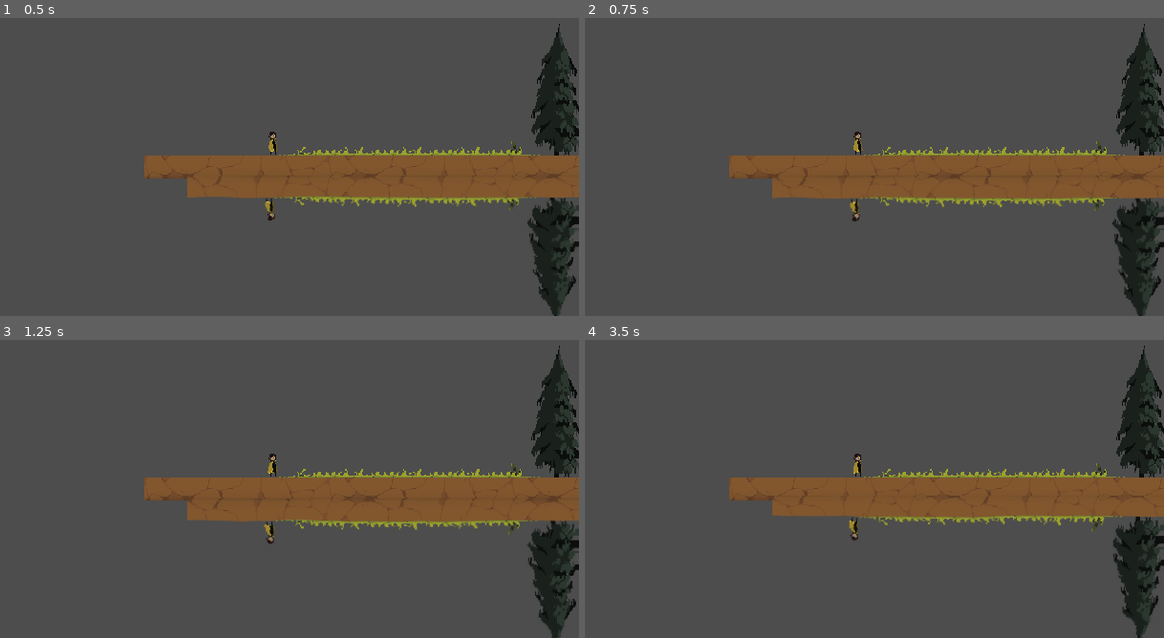
Above: before the commit, frames 1-4 (two rows, left to right).
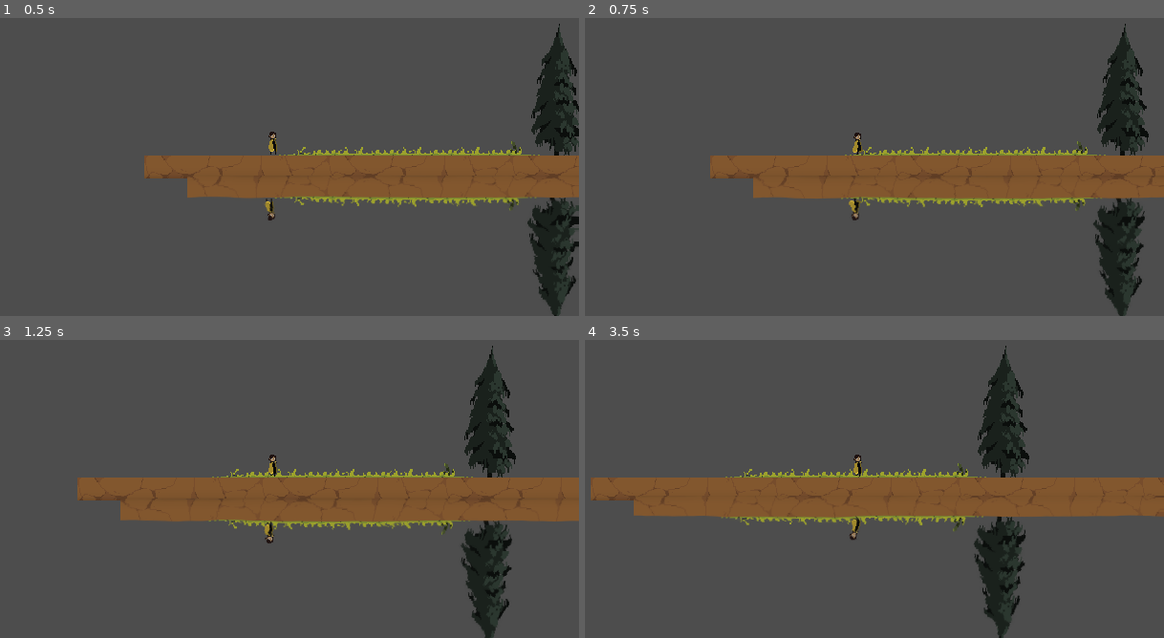
Above: after the commit, the same moments.

Repository: Netizen-Sys10/repel-the-night
Game: Godot game, scene res://Levels/Testing/test.tscn
Two runs of this game, one before a commit and one after it. Both use one fixed random seed, a clock stepped at 60 frames per second and the inputs below. This scene is started directly instead of the project's main scene.
Inputs:
- Up to frame 1 (0.5 s): no input
- Up to frame 2 (0.75 s): hold D (move_right) from 0.53 s (still down)
- Up to frame 3 (1.25 s): keep holding D (move_right)
- Up to frame 4 (3.5 s): release D (move_right) at 1.28 s; hold A (move_left) 1.28-2.03 s; hold D (move_right) from 2.03 s (still down)

Frame 1 is identical in both runs. In frame 2, 6.8% of the frame differs, in the area x 21-100%, y 1-100%; in frame 3, 12%; in frame 4, 14%, in the area x 0-100%, y 1-100%.

Commit message:
updated Player Animation

Diff:
--- a/Units/Player/player.gd
+++ b/Units/Player/player.gd
@@ -1,17 +1,36 @@
-class_name Player extends CharacterBody2D
+extends CharacterBody2D
 
+@onready var animation_tree: AnimationTree = $AnimationTree
+@onready var sprite : Sprite2D = $Sprite2D
 
-const SPEED = 300.0
-
+var speed = 100.0
+var direction : Vector2 = Vector2.ZERO
 
 func _physics_process(delta):
 
 	# Get the input direction and handle the movement/deceleration.
-	# As good practice, you should replace UI actions with custom gameplay actions.
-	var direction = Input.get_axis("ui_left", "ui_right")
+	direction = Input.get_vector("move_left", "move_right", "up", "down")
 	if direction:
-		velocity.x = direction * SPEED
+		velocity.x = direction.x * speed
 	else:
-		velocity.x = move_toward(velocity.x, 0, SPEED)
+		velocity.x = move_toward(velocity.x, 0, speed)
 
 	move_and_slide()
+	update_animation()
+	update_facing_direction()
+
+
+func update_animation():
+
+	animation_tree.set("parameters/Walk/blend_position", direction.x)
+
+
+func update_facing_direction():
+
+	#Flip Sprite and set correct offset (player is not centered)
+	if direction.x > 0:
+		sprite.flip_h = false
+		sprite.offset.x = 17
+	elif direction.x < 0:
+		sprite.flip_h = true
+		sprite.offset.x = -17
--- a/Units/Player/player.tscn
+++ b/Units/Player/player.tscn
@@ -1,11 +1,26 @@
-[gd_scene load_steps=13 format=3 uid="uid://cdvevipegaoqx"]
+[gd_scene load_steps=15 format=3 uid="uid://cdvevipegaoqx"]
 
 [ext_resource type="Script" path="res://Units/Player/player.gd" id="1_4hqnd"]
 [ext_resource type="Texture2D" uid="uid://c3f583saq1sra" path="res://Units/Player/Player.png" id="2_7homy"]
-[ext_resource type="Script" path="res://Units/Player/player_animation.gd" id="3_scim1"]
+[ext_resource type="Script" path="res://Units/Player/player_camera.gd" id="3_3noy7"]
 
 [sub_resource type="RectangleShape2D" id="RectangleShape2D_nlu5o"]
 size = Vector2(8, 23)
+
+[sub_resource type="Animation" id="Animation_eqpap"]
+length = 0.001
+tracks/0/type = "value"
+tracks/0/imported = false
+tracks/0/enabled = true
+tracks/0/path = NodePath("Sprite2D:frame")
+tracks/0/interp = 1
+tracks/0/loop_wrap = true
+tracks/0/keys = {
+"times": PackedFloat32Array(0),
+"transitions": PackedFloat32Array(1),
+"update": 1,
+"values": [0]
+}
 
 [sub_resource type="Animation" id="Animation_p6mqm"]
 resource_name = "idle"
@@ -22,21 +37,6 @@
 "transitions": PackedFloat32Array(1, 1, 1, 1, 1, 1, 1, 1, 1),
 "update": 1,
 "values": [0, 1, 2, 3, 4, 5, 6, 7, 8]
-}
-
-[sub_resource type="Animation" id="Animation_eqpap"]
-length = 0.001
-tracks/0/type = "value"
-tracks/0/imported = false
-tracks/0/enabled = true
-tracks/0/path = NodePath("Sprite2D:frame")
-tracks/0/interp = 1
-tracks/0/loop_wrap = true
-tracks/0/keys = {
-"times": PackedFloat32Array(0),
-"transitions": PackedFloat32Array(1),
-"update": 1,
-"values": [0]
 }
 
 [sub_resource type="Animation" id="Animation_rb1pu"]
@@ -63,29 +63,40 @@
 "walk": SubResource("Animation_rb1pu")
 }
 
-[sub_resource type="AnimationNodeAnimation" id="AnimationNodeAnimation_6xnay"]
+[sub_resource type="AnimationNodeAnimation" id="AnimationNodeAnimation_t8bpg"]
 animation = &"idle"
 
-[sub_resource type="AnimationNodeAnimation" id="AnimationNodeAnimation_hmksg"]
+[sub_resource type="AnimationNodeAnimation" id="AnimationNodeAnimation_hdlm5"]
 animation = &"walk"
 
-[sub_resource type="AnimationNodeAnimation" id="AnimationNodeAnimation_so675"]
+[sub_resource type="AnimationNodeAnimation" id="AnimationNodeAnimation_p4sfe"]
 animation = &"walk"
 
-[sub_resource type="AnimationNodeBlendSpace1D" id="AnimationNodeBlendSpace1D_cqnmp"]
-blend_point_0/node = SubResource("AnimationNodeAnimation_6xnay")
+[sub_resource type="AnimationNodeBlendSpace1D" id="AnimationNodeBlendSpace1D_xacu8"]
+blend_point_0/node = SubResource("AnimationNodeAnimation_t8bpg")
 blend_point_0/pos = 0.0
-blend_point_1/node = SubResource("AnimationNodeAnimation_hmksg")
-blend_point_1/pos = -1.0
-blend_point_2/node = SubResource("AnimationNodeAnimation_so675")
-blend_point_2/pos = 1.0
+blend_point_1/node = SubResource("AnimationNodeAnimation_hdlm5")
+blend_point_1/pos = 1.0
+blend_point_2/node = SubResource("AnimationNodeAnimation_p4sfe")
+blend_point_2/pos = -1.0
+blend_mode = 1
+
+[sub_resource type="AnimationNodeStateMachineTransition" id="AnimationNodeStateMachineTransition_1rxuo"]
+advance_mode = 2
+
+[sub_resource type="AnimationNodeStateMachine" id="AnimationNodeStateMachine_lvkkv"]
+states/Start/position = Vector2(305, 100)
+states/Walk/node = SubResource("AnimationNodeBlendSpace1D_xacu8")
+states/Walk/position = Vector2(473, 100)
+transitions = ["Start", "Walk", SubResource("AnimationNodeStateMachineTransition_1rxuo")]
+graph_offset = Vector2(-107, -52)
 
 [node name="Player" type="CharacterBody2D"]
 script = ExtResource("1_4hqnd")
 
 [node name="Sprite2D" type="Sprite2D" parent="."]
-position = Vector2(17, -4)
 texture = ExtResource("2_7homy")
+offset = Vector2(17, -4)
 hframes = 12
 vframes = 12
 region_rect = Rect2(23, 10, 9, 24)
@@ -93,7 +104,8 @@
 [node name="CollisionShape2D" type="CollisionShape2D" parent="."]
 shape = SubResource("RectangleShape2D_nlu5o")
 
-[node name="Camera2D" type="Camera2D" parent="."]
+[node name="PlayerCamera" type="Camera2D" parent="."]
+script = ExtResource("3_3noy7")
 
 [node name="AnimationPlayer" type="AnimationPlayer" parent="."]
 libraries = {
@@ -102,10 +114,7 @@
 autoplay = "idle"
 
 [node name="AnimationTree" type="AnimationTree" parent="."]
-tree_root = SubResource("AnimationNodeBlendSpace1D_cqnmp")
+tree_root = SubResource("AnimationNodeStateMachine_lvkkv")
+advance_expression_base_node = NodePath("..")
 anim_player = NodePath("../AnimationPlayer")
-parameters/blend_position = -0.00373971
-
-[node name="PlayerAnimation" type="Node2D" parent="." node_paths=PackedStringArray("animation_tree")]
-script = ExtResource("3_scim1")
-animation_tree = NodePath("../AnimationTree")
+parameters/Walk/blend_position = -1.18746
--- a/Units/Player/player_animation.gd
+++ /dev/null
@@ -1,15 +0,0 @@
-extends Node2D
-
-@export var animation_tree: AnimationTree
-@onready var player : Player = get_owner()
-
-
-# Called when the node enters the scene tree for the first time.
-func _ready():
-	pass # Replace with function body.
-
-
-# Called every frame. 'delta' is the elapsed time since the previous frame.
-func _physics_process(delta):
-	#animation_tree.set("parameters/blend_position", player.velocity.normalized())
-	pass
--- /dev/null
+++ b/Units/Player/player_camera.gd
@@ -0,0 +1,11 @@
+extends Camera2D
+
+
+# Called when the node enters the scene tree for the first time.
+func _ready():
+	pass # Replace with function body.
+
+
+# Called every frame. 'delta' is the elapsed time since the previous frame.
+func _process(delta):
+	pass
--- a/project.godot
+++ b/project.godot
@@ -44,11 +44,13 @@
 move_left={
 "deadzone": 0.5,
 "events": [Object(InputEventKey,"resource_local_to_scene":false,"resource_name":"","device":0,"window_id":0,"alt_presse …(189 unchanged characters)…
+, Object(InputEventKey,"resource_local_to_scene":false,"resource_name":"","device":-1,"window_id":0,"alt_pressed":false,"shift_pressed":false,"ctrl_pressed":false,"meta_pressed":false,"pressed":false,"keycode":0,"physical_keycode":4194319,"key_label":0,"unicode":0,"location":0,"echo":false,"script":null)
 ]
 }
 move_right={
 "deadzone": 0.5,
 "events": [Object(InputEventKey,"resource_local_to_scene":false,"resource_name":"","device":0,"window_id":0,"alt_presse …(189 unchanged characters)…
+, Object(InputEventKey,"resource_local_to_scene":false,"resource_name":"","device":-1,"window_id":0,"alt_pressed":false,"shift_pressed":false,"ctrl_pressed":false,"meta_pressed":false,"pressed":false,"keycode":0,"physical_keycode":4194321,"key_label":0,"unicode":0,"location":0,"echo":false,"script":null)
 ]
 }
 esc={
@@ -56,6 +58,14 @@
 "events": [Object(InputEventKey,"resource_local_to_scene":false,"resource_name":"","device":0,"window_id":0,"alt_presse …(194 unchanged characters)…
 ]
 }
+up={
+"deadzone": 0.5,
+"events": []
+}
+down={
+"deadzone": 0.5,
+"events": []
+}
 
 [rendering]
 
Not shown: 9 places in Assets/Themes/custom_theme.tres that only renumber resources
